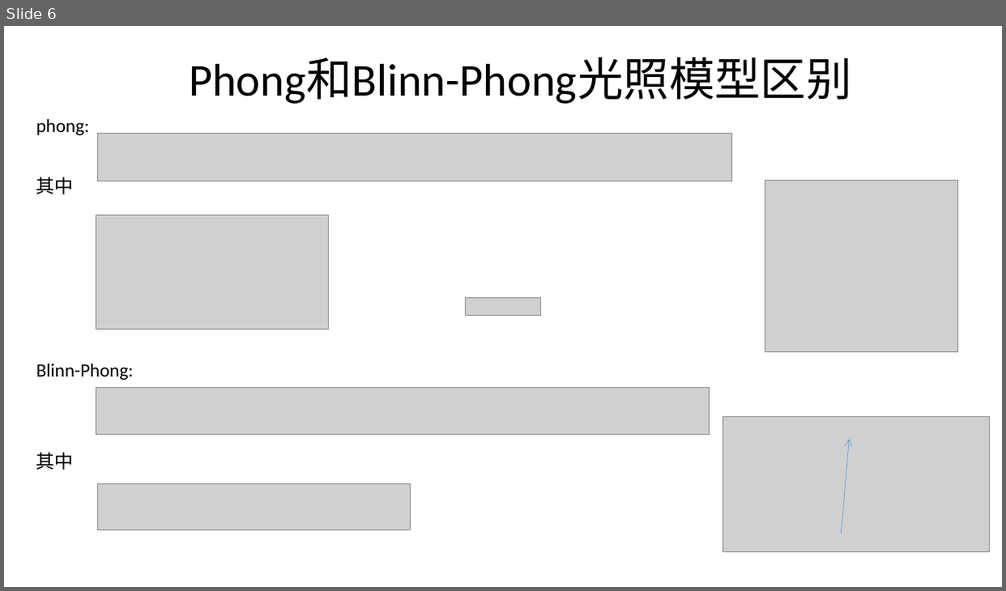
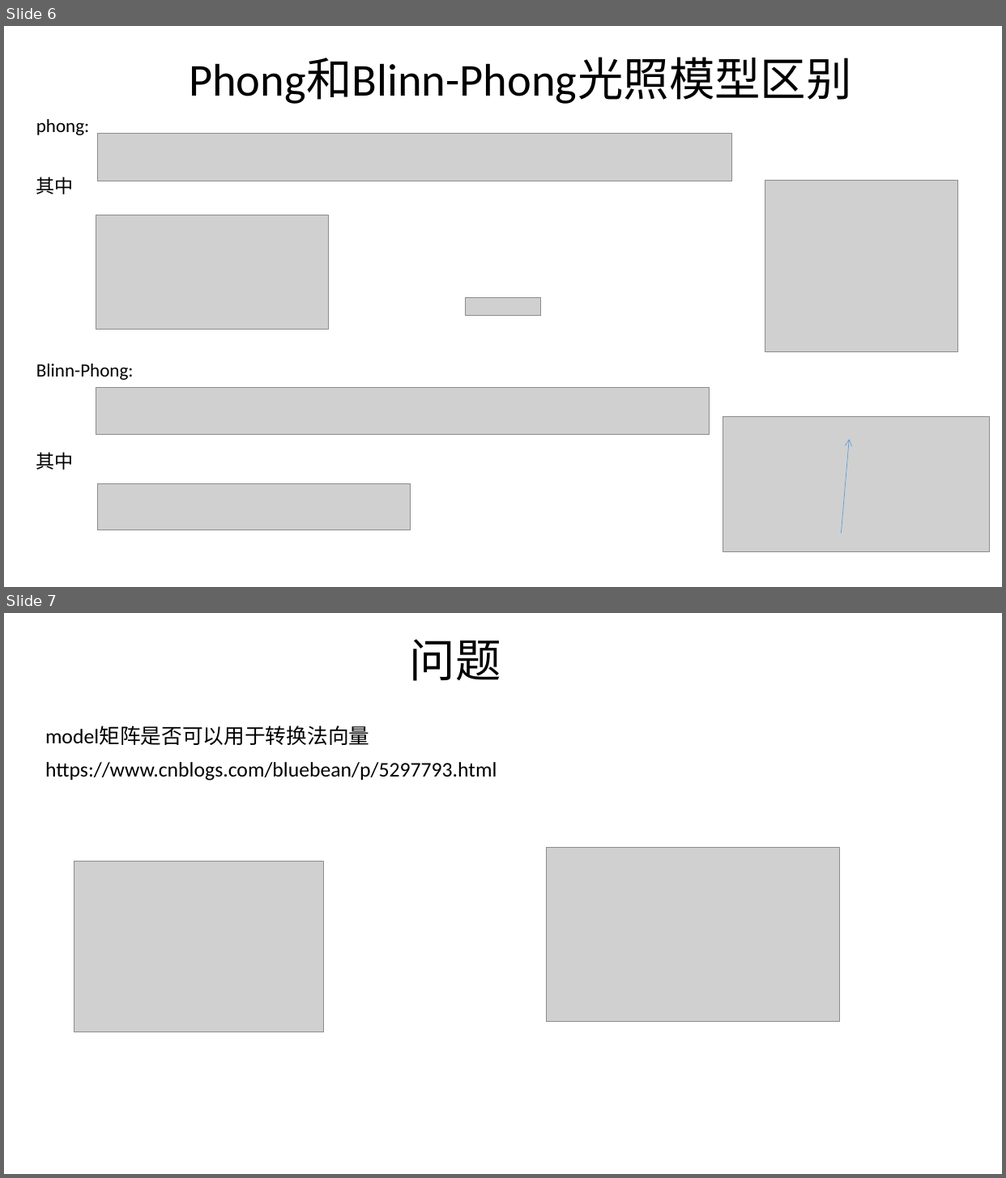
Before and after one commit to lhswei/learnopengl, a slide deck: sample/light/光照基础.pptx. Shown one above the other, each under a label of ours: slide 6 before the commit, slides 6 and 7 after it. The pictures are 1006x591 and 1006x1178 pixels, drawn with LibreOffice and Linux fonts; fonts in the diff are those of the drawing; grey boxes stand for pictures; background and template pictures are left out. Boxes give left, top, right and bottom in pixels: in the first picture for what was removed or moved away, otherwise in the second. Text is boxed around its words. In the diff, an @@ line names an element or a change of style, - is before the commit and + after.

Commit message:
md

```diff
--- a/sample/light/光照基础.pptx
+++ b/sample/light/光照基础.pptx
@@ slide 7 added at box(4, 613, 1002, 1174), background #FFFFFF @@
@@ title added at box(410, 639, 501, 681), 44 pt, text #000000 @@
+问题
@@ text added at box(45, 726, 496, 781), 20 pt, text #000000 @@
+model矩阵是否可以用于转换法向量
+https://www.cnblogs.com/bluebean/p/5297793.html
@@ picture added at box(547, 847, 840, 1022) @@
@@ picture added at box(74, 862, 323, 1033) @@
```
